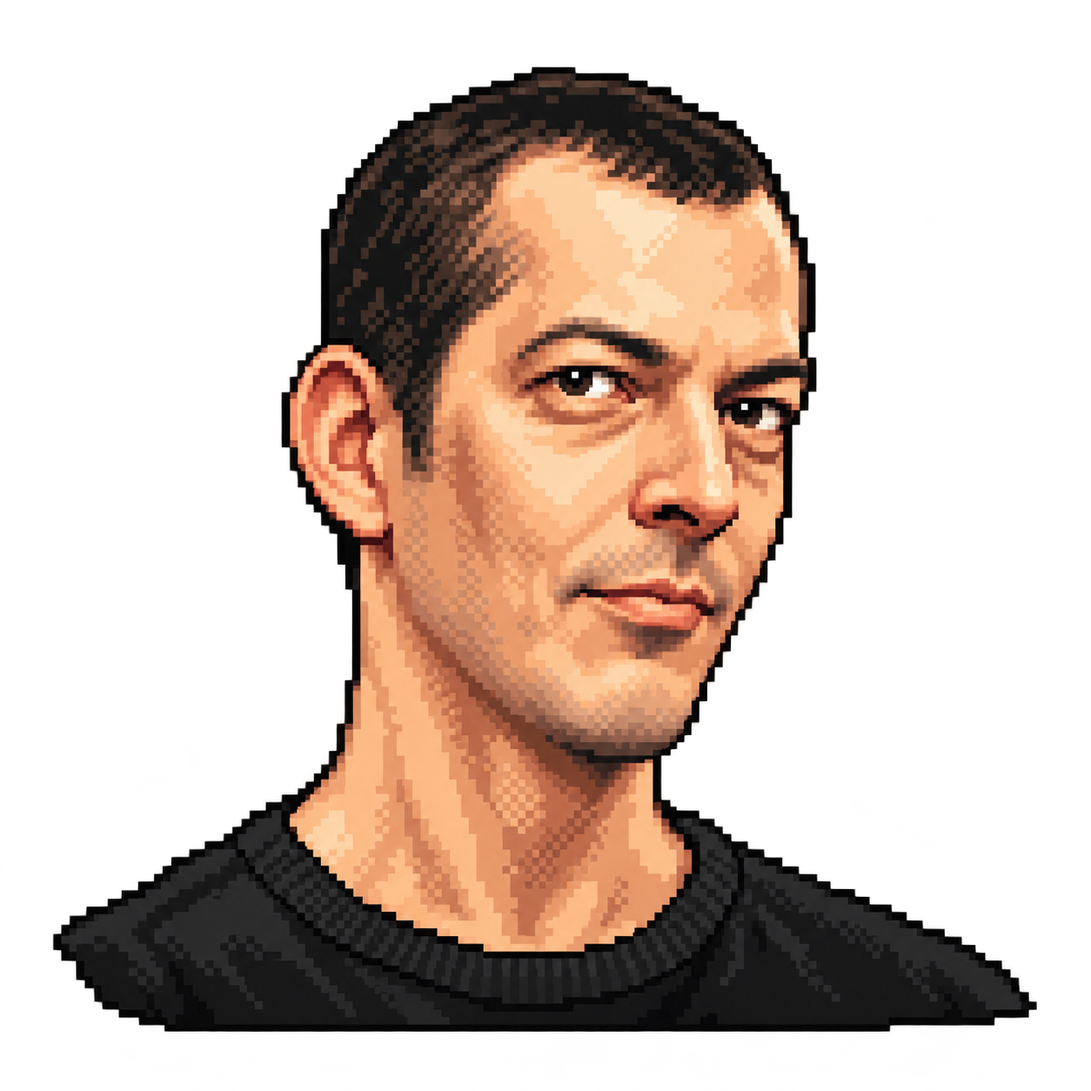
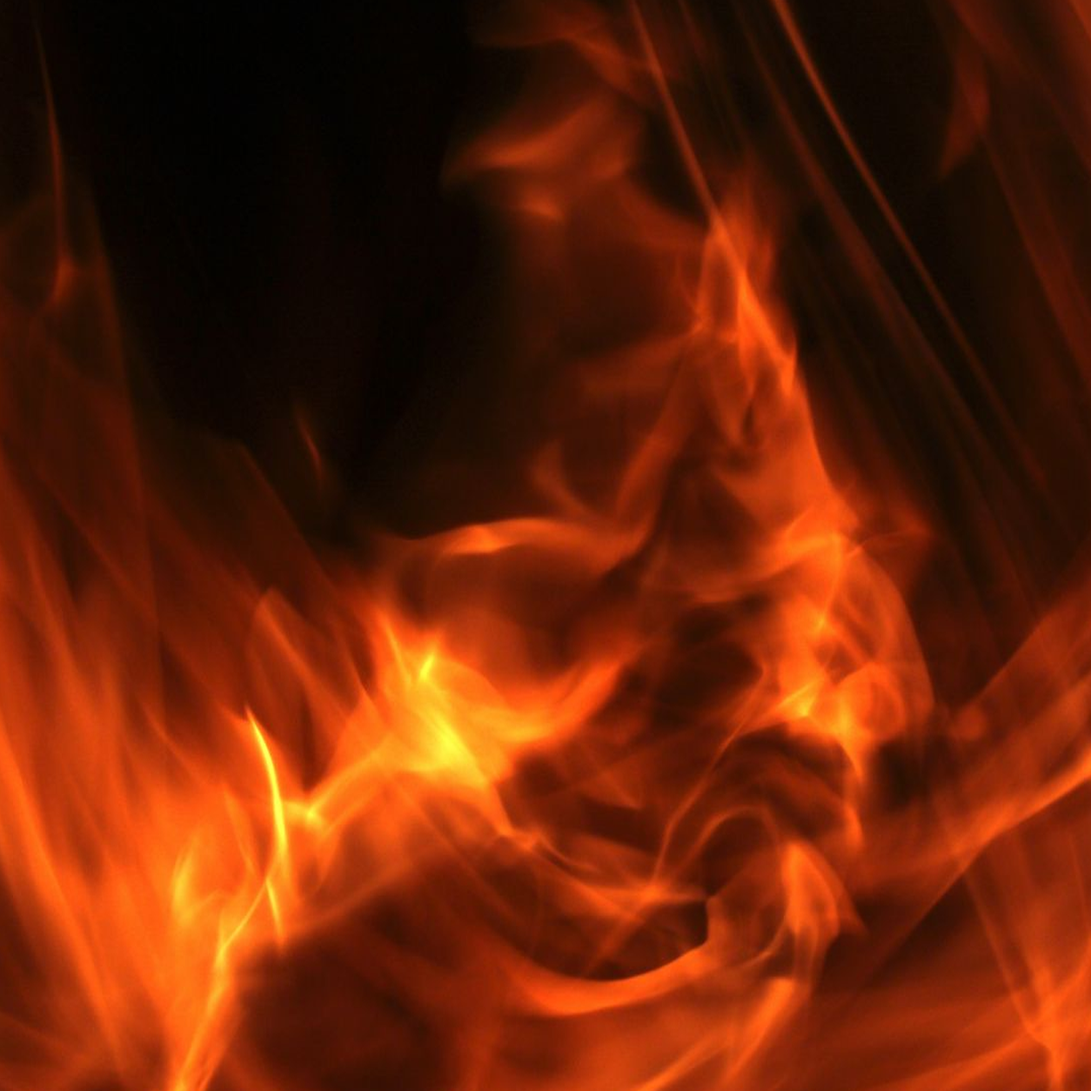
Comparing the layer stacks of the two 1091×1091 images. Changes:
hid "Oscar", painted on it over [0, 0, 1091, 1091]
added layer "Livello 1" above "BG" over [0, 0, 1091, 1091]
added layer "BG" over [0, 0, 1091, 1091]
